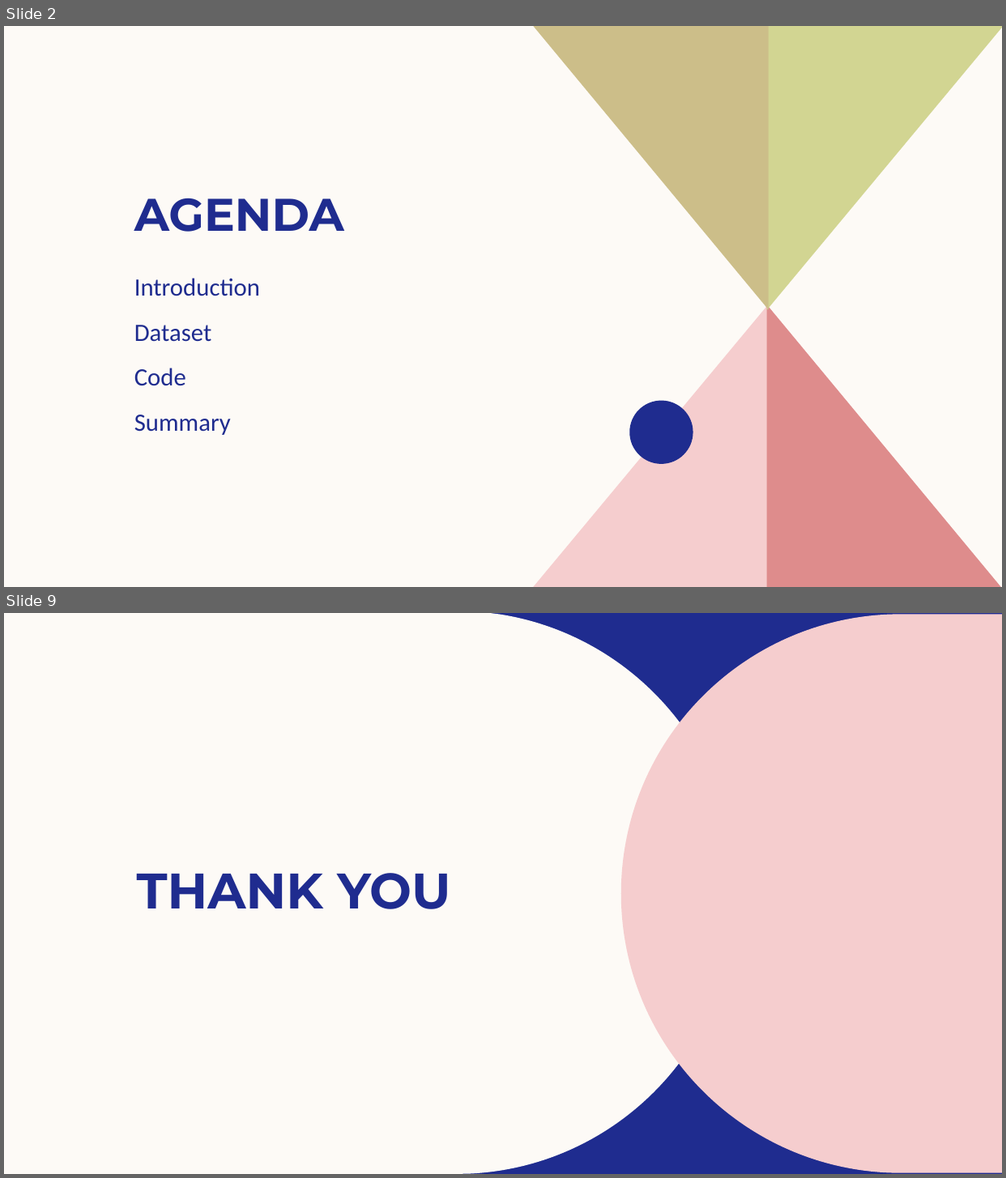
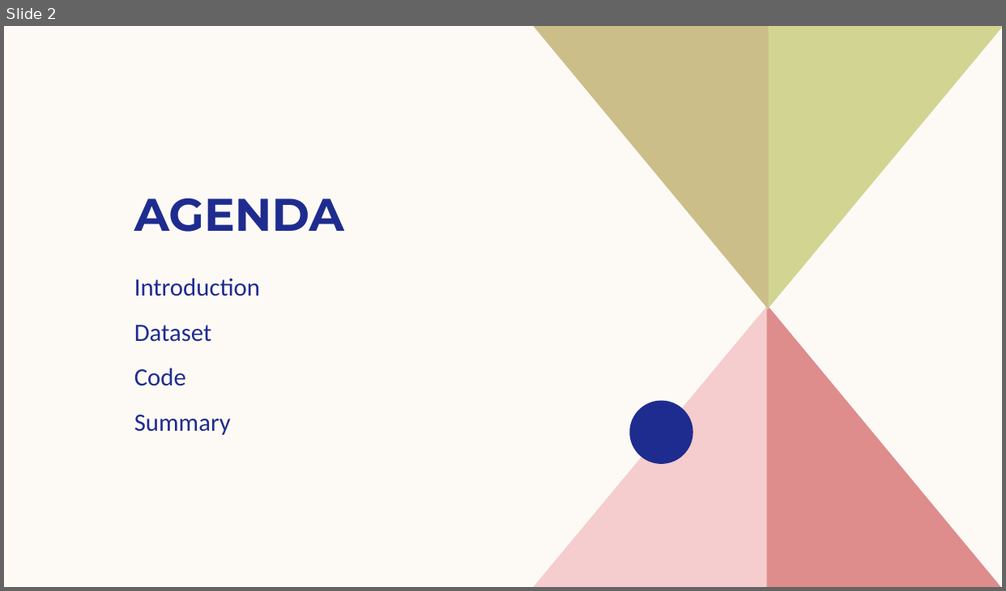
Before and after one commit to PratikKin/Statistics-Case-Study-Group-12, a slide deck: Diabetes/Statistics Case Study.pptx. Shown one above the other, each under a label of ours: slides 2 and 9 before the commit, slide 2 after it; the slides between them are not shown. The pictures are 1006x1178 and 1006x591 pixels, drawn with LibreOffice and Linux fonts; fonts in the diff are those of the drawing; background and template pictures are left out. Boxes give left, top, right and bottom in pixels: in the first picture for what was removed or moved away, otherwise in the second. Text is boxed around its words. In the diff, an @@ line names an element or a change of style, - is before the commit and + after.

```diff
--- a/Diabetes/Statistics Case Study.pptx
+++ b/Diabetes/Statistics Case Study.pptx
@@ slide 9 removed at <box>4,613,1002,1174</box>, background #1F2C8F @@
@@ freeform shape removed at <box>4,613,737,1174</box> @@
@@ freeform shape removed at <box>621,614,1002,1173</box> @@
@@ title removed at <box>137,873,450,909</box> @@
-THANK YOU
```
Also in this commit, not shown: 6 slides changed, 27 slides added, 1 other slide removed, 22 other files.
